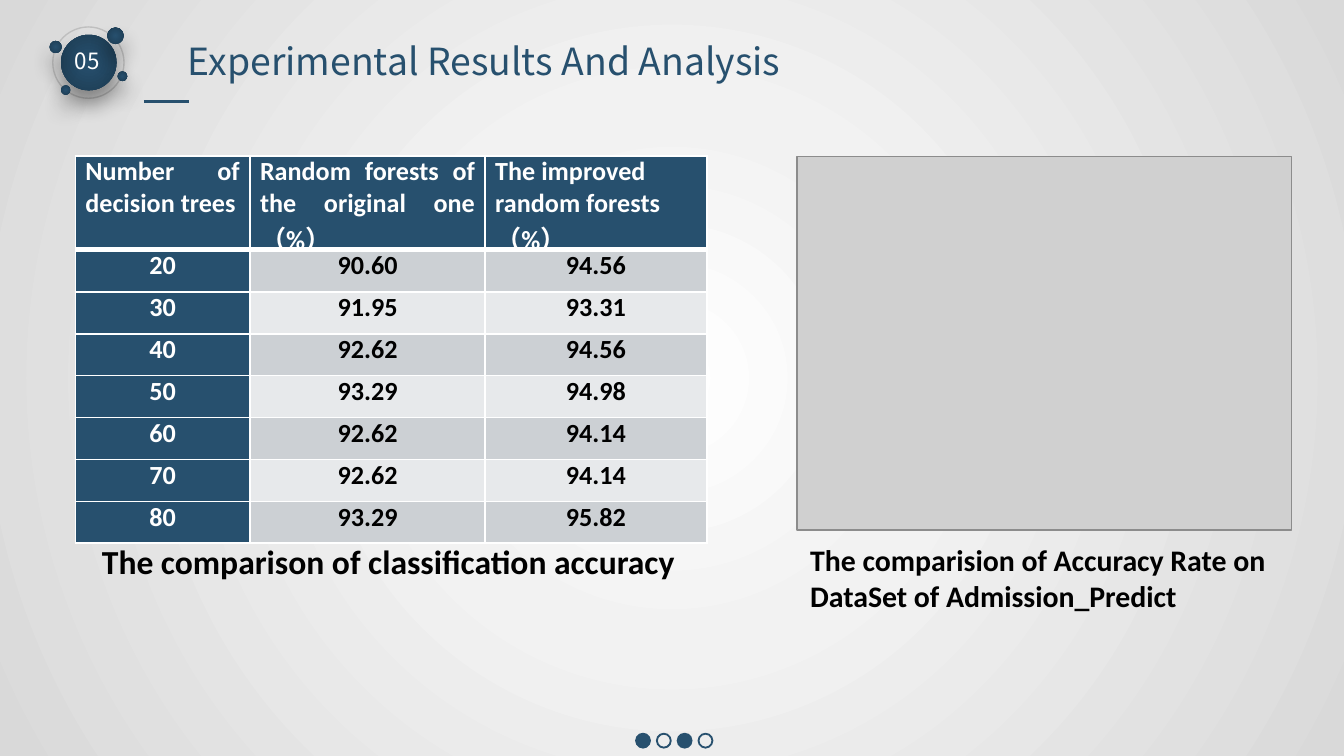
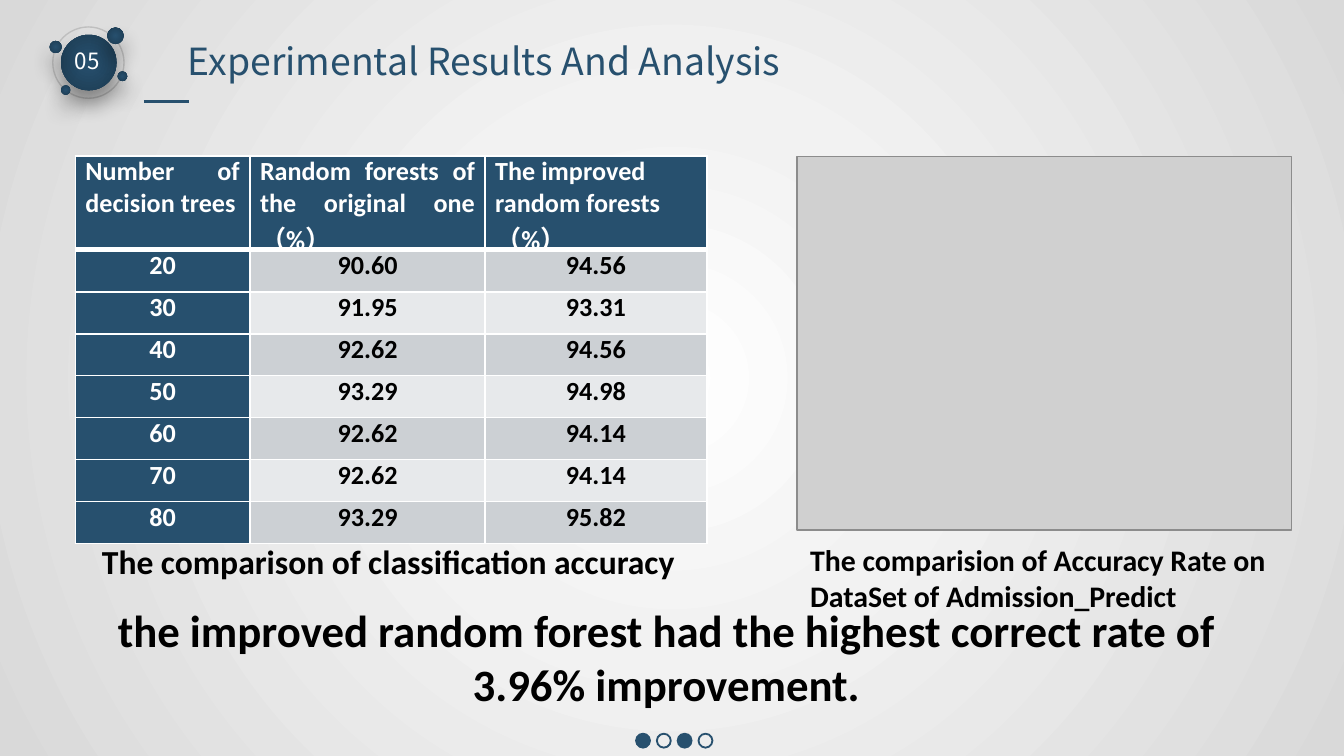
Before and after one commit to 545593069/RandomForest, a slide deck: slide 29 of group_11.pptx (slide 24 before the commit). Drawn at 1344x756 pixels with LibreOffice and Linux fonts; fonts in the diff are those of the drawing; grey boxes stand for pictures. Boxes give left, top, right and bottom in pixels: in the first picture for what was removed or moved away, otherwise in the second. Text is boxed around its words. In the diff, an @@ line names an element or a change of style, - is before the commit and + after.

```diff
--- a/group_11.pptx
+++ b/group_11.pptx
@@ text added at <box>118,610,1214,708</box>, 24 pt, text #000000, bold @@
+the improved random forest had the highest correct rate of
+3.96% improvement.
```
Also in this commit, not shown: 10 other slides changed, 6 slides added, 4 other files.
